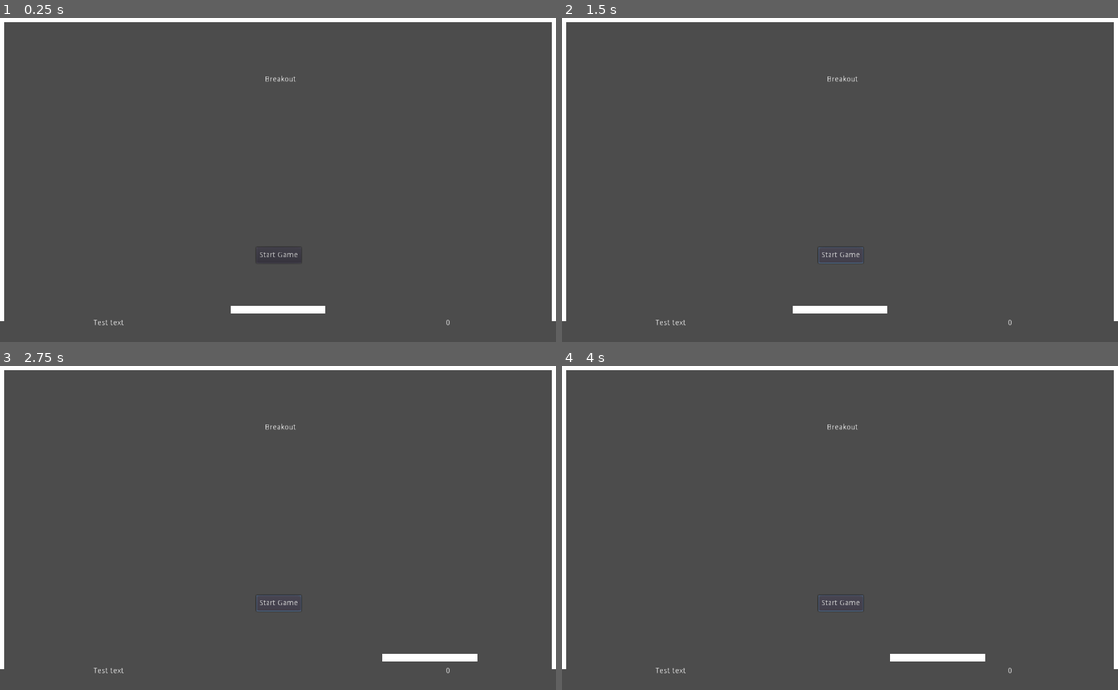
Above: before the commit, frames 1-4 (two rows, left to right).
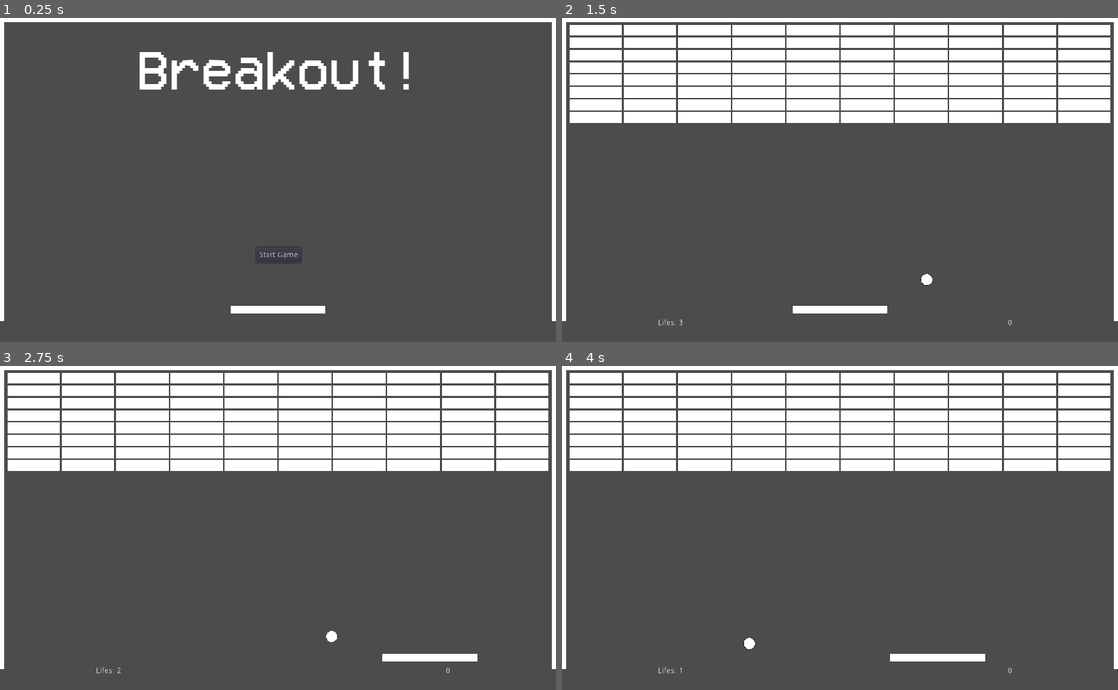
Above: after the commit, the same moments.

Repository: Santyru-C/Breakout-clone
Game: Godot game, scene res://Main.tscn
The game is run twice, just before and just after one commit, with the same random seed, the same clock (stepped at 60 frames per second) and the same inputs.
Inputs (mouse positions are in pixels of both pictures, inside the frame that each line leads up to):
- Up to frame 1 (0.25 s): no input
- Up to frame 2 (1.5 s): click "Start Game" at 0.5 s; click (840, 254) at 1.25 s, where only the run before the commit has a clickable "Start Game"
- Up to frame 3 (2.75 s): hold Right (ui_right) from 2.03 s (still down)
- Up to frame 4 (4 s): release Right (ui_right) at 2.78 s; hold Left (ui_left) 2.78-3.53 s; hold Right (ui_right) from 3.53 s (still down)

The runs differ from the first frame. In frame 1, 2.3% of the frame differs, in the area x 16-81%, y 10-95%; in frame 2, 25%; in frame 3, 25%; in frame 4, 25%, in the area x 1-99%, y 2-95%.

Commit message:
set and link HUD to Main

Diff:
--- a/gamefiles/Main.gd
+++ b/gamefiles/Main.gd
@@ -1,7 +1,7 @@
 extends Node
 
 var ball_scene = load("res://scenes/ball.tscn")
-
+var score = 0
 func update_life_display():
 	var format_text = "Lifes: %s"
 	var player_lifes = $paddle.lifes
@@ -9,7 +9,7 @@
 
 func place_bricks():
 	var position_y = 25
-	for m in 8:
+	for row in 8:
 		var position_x = 62
 		for n in 10:
 			var brick_scene = load("res://scenes/brick.tscn")
@@ -33,16 +33,10 @@
 	$paddle.lifes = 3
 	$paddle.speed = 400
 	$HUD/score_display.text = "0"
-	get_tree().call_group("bricks", "queue_free")
-
-func toggle_start_button():
-	if $HUD/start_button.is_visible_in_tree(): #There's no ternary operator in GDScript
-		$HUD/start_button.hide()
-	else:
-		$HUD/start_button.show()
 
 func new_game():
-	toggle_start_button()
+	$HUD.toggle_start_button()
+	$HUD.toggle_main_display()
 	reset_properties()
 	place_bricks()
 	update_life_display()
@@ -50,7 +44,10 @@
 
 func game_over():
 	$paddle.speed = 0
-	toggle_start_button()
+	get_tree().call_group("bricks", "queue_free")
+	$HUD/main_display.text = "Game Over!"
+	$HUD.toggle_start_button()
+	$HUD.toggle_main_display()
 
 func _ready():
 	pass
--- a/gamefiles/Main.tscn
+++ b/gamefiles/Main.tscn
@@ -82,3 +82,4 @@
 [connection signal="life_down" from="paddle" to="." method="_on_paddle_life_down"]
 [connection signal="body_exited" from="Area2D" to="." method="_on_Area2D_body_exited"]
 [connection signal="body_exited" from="Area2D" to="paddle" method="_on_Area2D_ball_exited"]
+[connection signal="start_game" from="HUD" to="." method="new_game"]
--- a/gamefiles/scenes/HUD.gd
+++ b/gamefiles/scenes/HUD.gd
@@ -1,16 +1,20 @@
 extends CanvasLayer
+signal start_game
 
+func _ready():
+	$main_display.text = "Breakout!"
 
-# Declare member variables here. Examples:
-# var a = 2
-# var b = "text"
+func toggle_start_button():
+	if $start_button.is_visible_in_tree(): #There's no ternary operator in GDScript
+		$start_button.hide()
+	else:
+		$start_button.show()
 
+func toggle_main_display():
+	if $main_display.is_visible_in_tree():
+		$main_display.hide()
+	else:
+		$main_display.show()
 
-# Called when the node enters the scene tree for the first time.
-func _ready():
-	pass # Replace with function body.
-
-
-# Called every frame. 'delta' is the elapsed time since the previous frame.
-#func _process(delta):
-#	pass
+func _on_start_button_pressed():
+	emit_signal("start_game")
--- a/gamefiles/scenes/HUD.tscn
+++ b/gamefiles/scenes/HUD.tscn
@@ -1,13 +1,20 @@
-[gd_scene format=2]
+[gd_scene load_steps=4 format=2]
 
-[node name="CanvasLayer" type="CanvasLayer"]
+[ext_resource path="res://scenes/HUD.gd" type="Script" id=1]
+[ext_resource path="res://assets/VCR_OSD_MONO_1.001.ttf" type="DynamicFontData" id=2]
+
+[sub_resource type="DynamicFont" id=1]
+size = 102
+font_data = ExtResource( 2 )
+
+[node name="HUD" type="CanvasLayer"]
+script = ExtResource( 1 )
 
 [node name="life_display" type="Label" parent="."]
 margin_left = 125.0
 margin_top = 550.0
 margin_right = 275.0
 margin_bottom = 580.0
-text = "Test text"
 align = 1
 valign = 1
 
@@ -16,7 +23,6 @@
 margin_top = 550.0
 margin_right = 900.0
 margin_bottom = 580.0
-text = "0"
 align = 1
 valign = 1
 
@@ -32,7 +38,13 @@
 margin_top = 50.0
 margin_right = 942.0
 margin_bottom = 200.0
-text = "Breakout
-"
+custom_fonts/font = SubResource( 1 )
 align = 1
-valign = 1
+
+[node name="final_score" type="Label" parent="."]
+margin_left = 363.0
+margin_top = 289.0
+margin_right = 663.0
+margin_bottom = 389.0
+
+[connection signal="pressed" from="start_button" to="." method="_on_start_button_pressed"]
